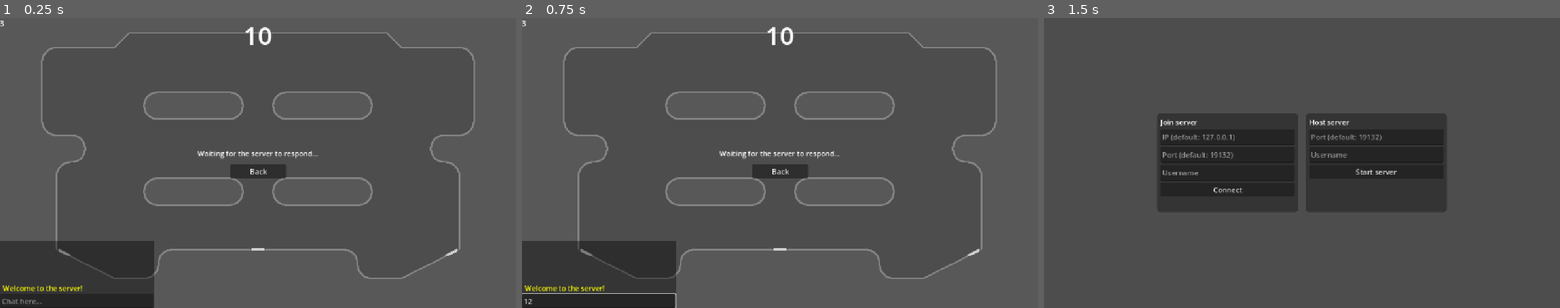
Above: before the commit, frames 1-3 (left to right).
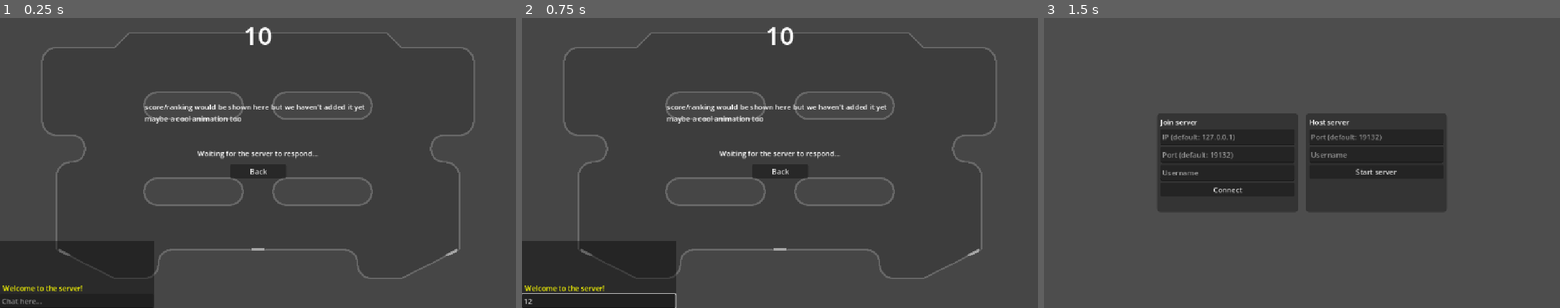
Above: after the commit, the same moments.

Repository: dairycultist/web-party-game
Game: Godot game, scene res://scenes/networked.tscn
The game is run twice, just before and just after one commit, with the same random seed, the same clock (stepped at 60 frames per second) and the same inputs. This scene is started directly instead of the project's main scene.
Inputs (mouse positions are in pixels of both pictures, inside the frame that each line leads up to):
- Up to frame 1 (0.25 s): no input
- Up to frame 2 (0.75 s): click (599, 302) at 0.52 s; type "12" at 0.6 s
- Up to frame 3 (1.5 s): click "Back" at 1.25 s

The runs differ from the first frame. In frame 1, 2.7% of the frame differs, in the area x 0-92%, y 0-90%; in frame 2, 2.7%; in frame 3, nothing differs.
Error in both runs: Invalid access to property or key 'peer_connected' on a base object of type 'Nil'. (res://network.gd:112)

Commit message:
Scoreboard concept

Diff:
--- a/client/client.gd
+++ b/client/client.gd
@@ -50,10 +50,12 @@
 @rpc("any_peer", "call_remote", "reliable", 0)
 func trigger_out_of_round():
 	$Camera.following = false
+	$HUD/Scoreboard.visible = true
 
 @rpc("any_peer", "call_remote", "reliable", 0)
 func trigger_into_round():
 	$Camera.following = true
+	$HUD/Scoreboard.visible = false
 
 @rpc("any_peer", "call_local", "reliable", 0)
 func send_message(msg: String, is_system_msg: bool):
--- a/scenes/networked.tscn
+++ b/scenes/networked.tscn
@@ -27,6 +27,39 @@
 
 [node name="HUD" type="CanvasLayer" parent="Client" unique_id=1304740439]
 
+[node name="Scoreboard" type="Control" parent="Client/HUD" unique_id=359679386]
+layout_mode = 3
+anchors_preset = 15
+anchor_right = 1.0
+anchor_bottom = 1.0
+grow_horizontal = 2
+grow_vertical = 2
+
+[node name="Darken" type="ColorRect" parent="Client/HUD/Scoreboard" unique_id=1105140828]
+layout_mode = 1
+anchors_preset = 15
+anchor_right = 1.0
+anchor_bottom = 1.0
+grow_horizontal = 2
+grow_vertical = 2
+color = Color(0, 0, 0, 0.20392157)
+
+[node name="Label" type="Label" parent="Client/HUD/Scoreboard" unique_id=574180641]
+layout_mode = 1
+anchors_preset = 8
+anchor_left = 0.5
+anchor_top = 0.5
+anchor_right = 0.5
+anchor_bottom = 0.5
+offset_left = -113.0
+offset_top = -124.0
+offset_right = 99.0
+offset_bottom = -101.0
+grow_horizontal = 2
+grow_vertical = 2
+text = "score/ranking would be shown here but we haven't added it yet
+maybe a cool animation too"
+
 [node name="TimerLabel" type="Label" parent="Client/HUD" unique_id=2052690699]
 anchors_preset = 5
 anchor_left = 0.5
@@ -190,8 +223,10 @@
 [node name="Players" type="Node2D" parent="Server" unique_id=1993736063]
 
 [node name="HUD" type="CanvasLayer" parent="Server" unique_id=2035393968]
+visible = false
 
 [node name="TimerLabel" type="Label" parent="Server/HUD" unique_id=256005203]
+visible = false
 offset_right = 40.0
 offset_bottom = 23.0
 
